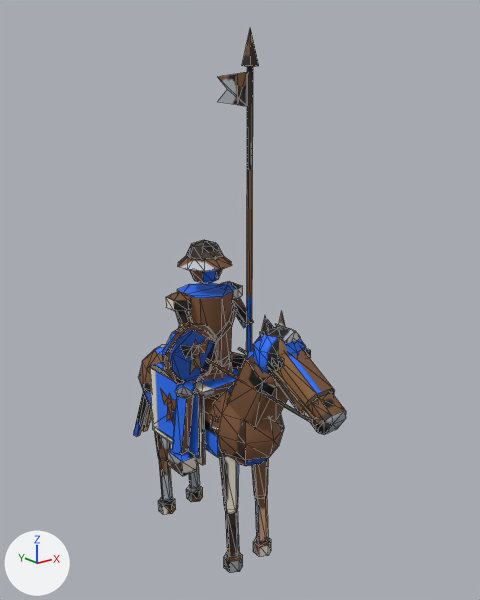
Two versions of the glTF model game/assets/models/assault_dl2_blue.glb, one commit apart.
The view is the same before and after, from a 50 mm lens placed at (-0.685, -0.959, 0.859), pointed at (0.031, -0.063, 0.5). The lights are fixed; the arrows at lower left show +X, +Y and +Z. The picture after the commit comes second. Mesh edges are drawn as thin lines. Vertices at exactly the same position are counted once.

The first picture shows 'assault_dl2_blue'.
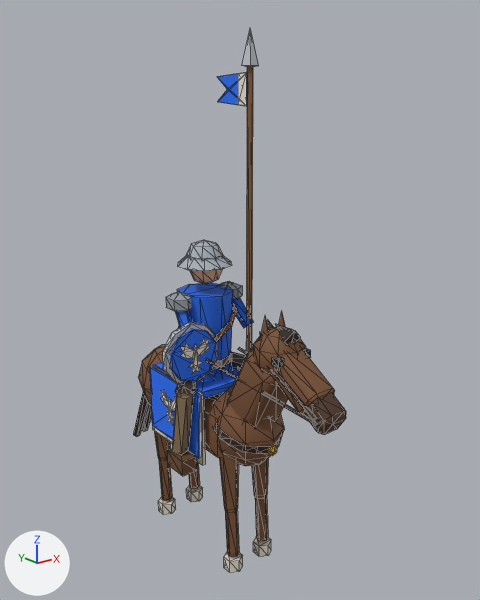
Location of each change, [x1, y1, x2, y2] in pixels of the pictures (480 x 600 px; the box of a moved part takes in the faces that stretch with it):
part 1 of me_cube, added: after [268, 445, 277, 456]
part 2 of me_cube, moved or reshaped (not visible afterwards): before [218, 72, 247, 106]
part 3 of me_cube, added (blue): after [217, 72, 247, 106]
part 4 of me_cube, moved or reshaped: before [237, 72, 246, 106]; after [238, 72, 246, 106]
part 5 of me_cube, rebuilt: before [160, 389, 176, 425]; after [161, 390, 176, 425]
part 6 of me_cube, rebuilt: before [180, 337, 210, 374]; after [180, 338, 210, 373]
part 7 of me_cube, added: after [214, 423, 285, 453]
part 8 of me_cube, deleted (mostly hidden): before [210, 418, 219, 430]
part 9 of me_cube, surface changed: [133, 28, 346, 573] in both

What the commit changed:
me_cube is used by ob_assault_dl2_blue; location (0.0, 0.0, 0.0).
me_cube had 871 vertices, 1373 faces and spanned x -0.121..0.112, y -0.343..0.257, z 0.0..0.96.
me_cube now has 950 vertices, 1458 faces and spans x -0.121..0.112, y -0.343..0.257, z 0.0..0.96.
me_cube part 1: a new loose piece, a UV sphere (6 segments, 3 rings, poles along z) spanning x -0.0083..0.0082, y -0.1973..-0.1887, z 0.254..0.276, in mat_baked (picture img_bake).
me_cube part 2: the loose piece of 5 vertices spanning x 0.068, y -0.037..0.048, z 0.835..0.89 is mirrored in z about its middle, then moved by (0.001, 0.0, 0.0).
me_cube part 3: the loose piece of 5 vertices spanning x 0.068, y -0.037..0.048, z 0.835..0.89 is copied, and the copy is moved by (-0.001, 0.0, 0.0); it spans x 0.067, y -0.037..0.048, z 0.835..0.89.
me_cube part 4: the loose piece of 4 vertices spanning x 0.065, y -0.037..-0.013, z 0.835..0.89 is moved by (0.001, 0.0, 0.0).
me_cube part 5: the loose piece of 12 vertices spanning x -0.079, y -0.021..0.043, z 0.259..0.322 is rebuilt with 30 vertices and now spans x -0.079, y -0.021..0.043, z 0.259..0.322.
me_cube part 6: the loose piece of 12 vertices spanning x -0.098..-0.034, y -0.06, z 0.383..0.447 is rebuilt with 30 vertices and now spans x -0.098..-0.034, y -0.06, z 0.383..0.447.
me_cube part 7: a new loose piece of 22 vertices spanning x -0.064..0.064, y -0.195..-0.102, z 0.258..0.302, in mat_baked (picture img_bake).
Part 8, on me_cube:
16 vertices are removed from x -0.067..0.067, y -0.154..-0.056, z 0.293..0.307.
16 faces are deleted.
me_cube part 9: 1318 kept faces spanning x -0.121..0.112, y -0.343..0.257, z 0.0..0.96 get new texture (UV) coordinates.
Other edits to the shape of me_cube do not show in these pictures.
